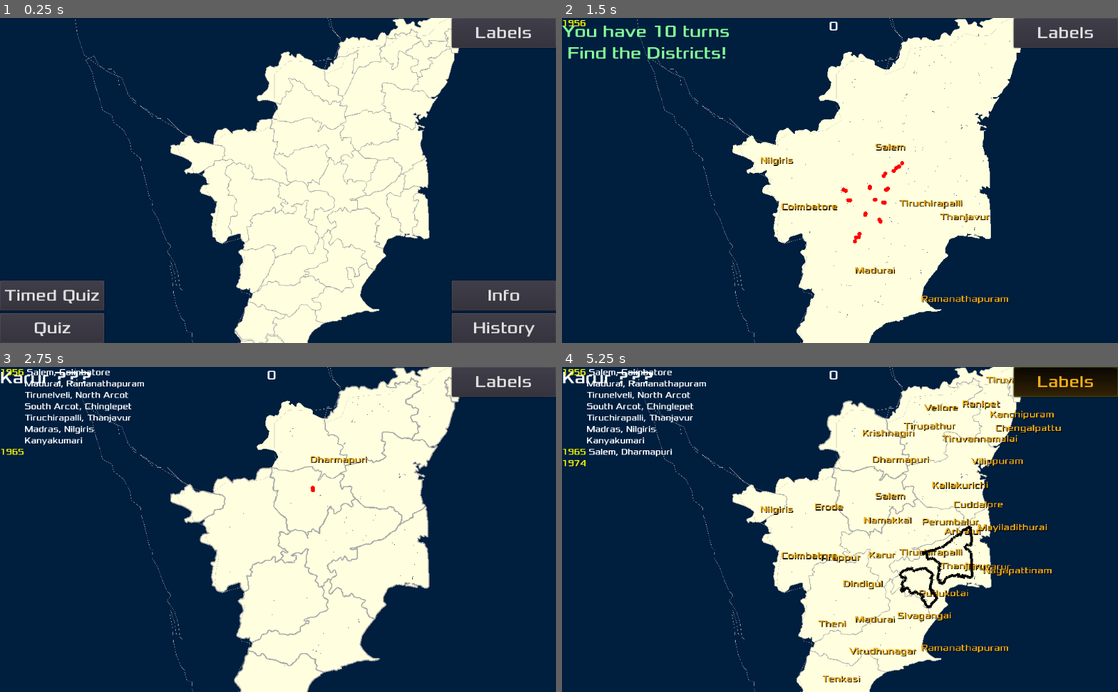
Above: before the commit, frames 1-4 (two rows, left to right).
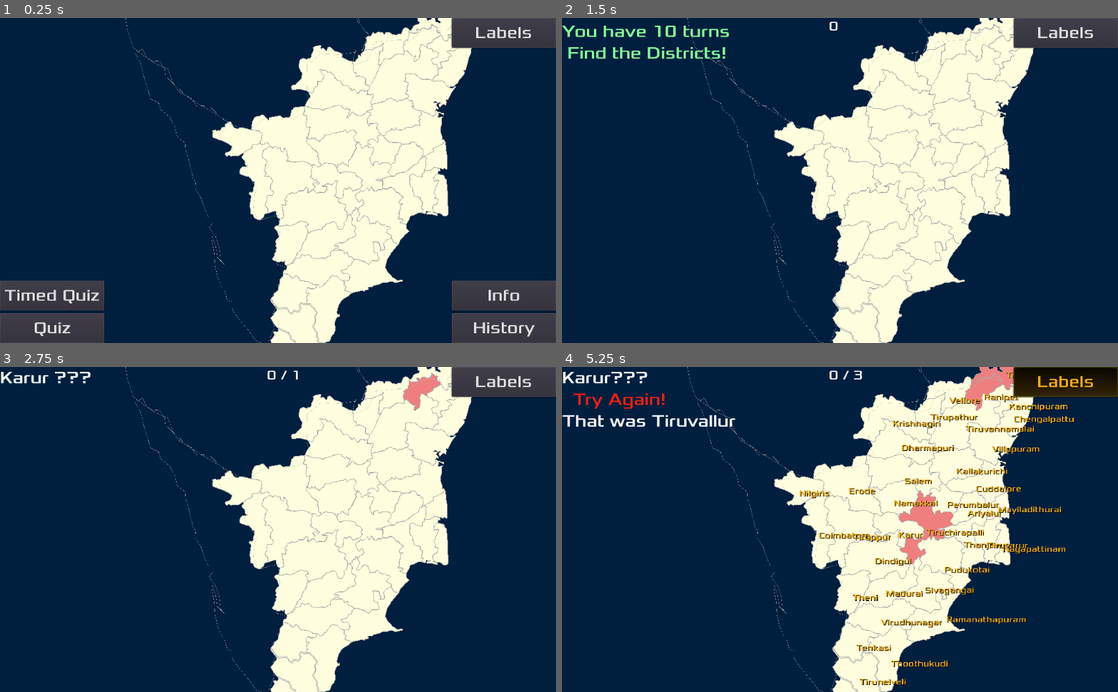
Above: after the commit, the same moments.

Repository: sharun-s/godot-tn
Game: Godot game, scene res://Node2D.tscn
Two runs of this game, one before a commit and one after it. Both use one fixed random seed, a clock stepped at 60 frames per second and the inputs below.
Inputs (mouse positions are in pixels of both pictures, inside the frame that each line leads up to):
- Up to frame 1 (0.25 s): no input
- Up to frame 2 (1.5 s): click "Quiz" at 0.5 s; click (1067, 326) at 1.25 s, where only the run before the commit has a clickable "History"
- Up to frame 3 (2.75 s): tap Enter at 2 s; drag from (361, 506) to (411, 399) at 2.02 s
- Up to frame 4 (5.25 s): drag from (973, 399) to (923, 506) at 2.77 s; move the mouse to (1006, 373) at 3.52 s; hold Right (ui_right) 3.53-4.25 s; tap Backspace at 3.6 s; click (1006, 373) at 3.67 s; drag from (762, 506) to (973, 399) at 4.27 s; click "Labels" at 5 s

The runs differ from the first frame. In frame 1, 13% of the frame differs, in the area x 13-85%, y 0-100%; in frame 2, 13%; in frame 3, 15%; in frame 4, 22%, in the area x 0-93%, y 0-100%.

Commit message:
removed sprite images after shifting to polys

Diff:
--- a/InfoCenter.gd
+++ b/InfoCenter.gd
@@ -1,6 +1,4 @@
 extends GridContainer
-
-#class DB:
 var facts:={
 		Chennai=["State Capital"],
 		Chengalpattu=[
@@ -102,7 +100,6 @@
 			'Mudumalai Tiger Reserve is the largest in TN with 160 using the corridor and 103 resident ' ]
 	}
 
-
 # Called when the node enters the scene tree for the first time.
 func _ready():
 	hide()# Replace with function body.
@@ -110,7 +107,7 @@
 func reload(district, neighbours):
 	n.clear()
 	n=neighbours
-	$VBoxContainer/PanelContainer/imgbox.texture=load("res://"+district+".png")
+	#$VBoxContainer/PanelContainer/imgbox.texture=load("res://"+district+".png")
 	$VBoxContainer/NameBox.text=district
 	if district in facts and facts[district].size() > 0:
 		var idx=int(rand_range(0, facts[district].size()))
--- a/InfoCenter.tscn
+++ b/InfoCenter.tscn
@@ -1,6 +1,5 @@
-[gd_scene load_steps=10 format=2]
+[gd_scene load_steps=9 format=2]
 
-[ext_resource path="res://Mayiladithurai.png" type="Texture" id=1]
 [ext_resource path="res://Xolonium-Regular.ttf" type="DynamicFontData" id=2]
 [ext_resource path="res://InfoCenter.gd" type="Script" id=3]
 
@@ -102,7 +101,6 @@
 margin_bottom = 473.0
 size_flags_horizontal = 3
 size_flags_vertical = 3
-texture = ExtResource( 1 )
 expand = true
 stretch_mode = 6
 
--- a/TN.gd
+++ b/TN.gd
@@ -224,8 +224,8 @@
 	addstateborder(keralaborder)
 	addstateborder(kaborder)
 	addstateborder(apborder)
-	$Camera2D.position=get_node('Karur').position
-	$Camera2D.zoom=Vector2(2.6, 2.6)
+	$Camera2D.position=get_node('Dindigul').position
+	$Camera2D.zoom=Vector2(2.85, 2.85)
 	$Label.rect_scale=$Camera2D.zoom
 
 
@@ -604,6 +604,7 @@
 	$HUD/Quiz.hide()
 	$HUD/Timed.hide()
 	$HUD/Info.hide()
+	$HUD/Learn.hide()
 	#since the learn button is used to show years
 	#if game_num!=2:
 	#	$HUD/Learn.hide()
Binary file removed: Ariyalur.png
Not shown, removed: Ariyalur.png.import
Binary file removed: Chengalpattu.png
Not shown, removed: Chengalpattu.png.import
Binary file removed: Chennai.png
Not shown, removed: Chennai.png.import
Binary file removed: Coimbatore.png
Not shown, removed: Coimbatore.png.import
Binary file removed: Cuddalore.png
Not shown, removed: Cuddalore.png.import
Binary file removed: Dharmapuri.png
Not shown, removed: Dharmapuri.png.import
(and 64 more such lines)
